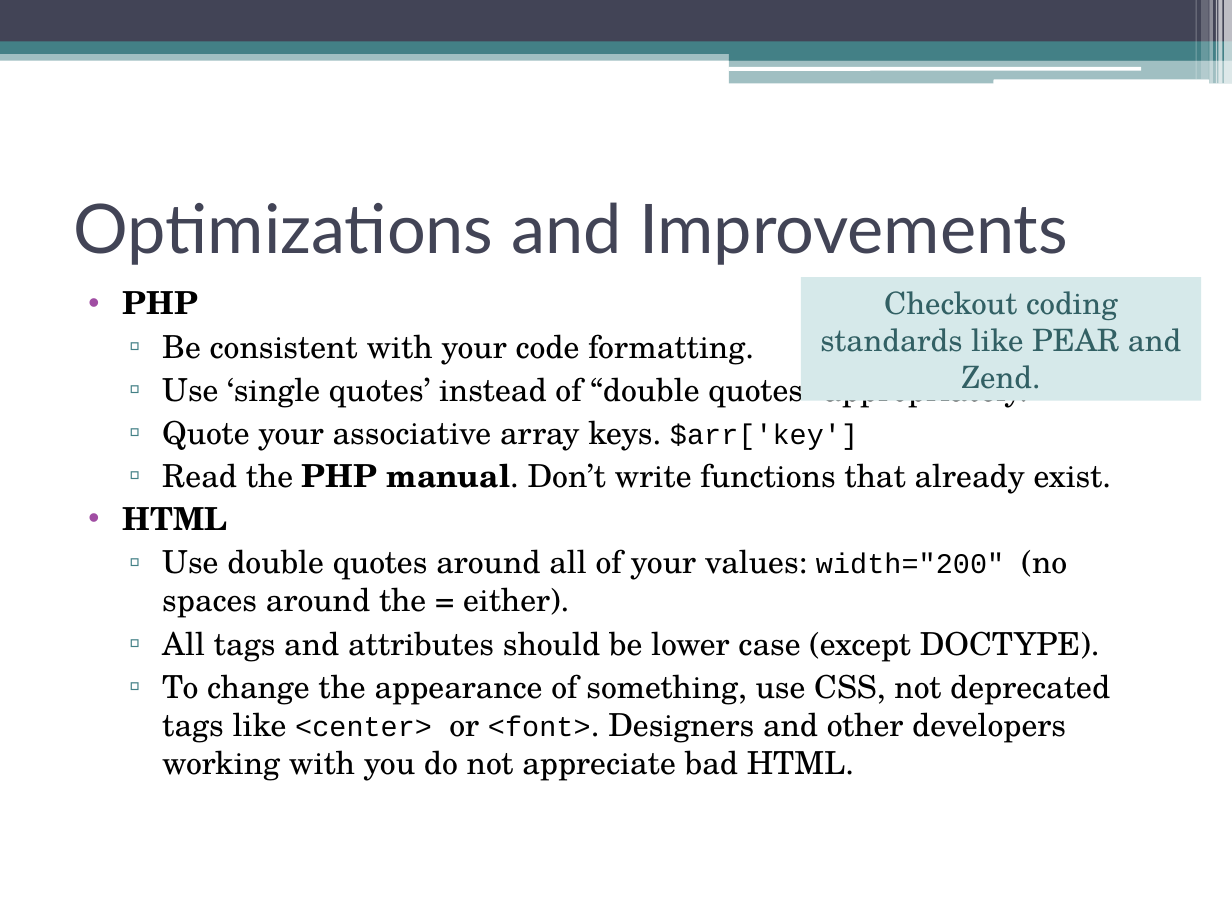
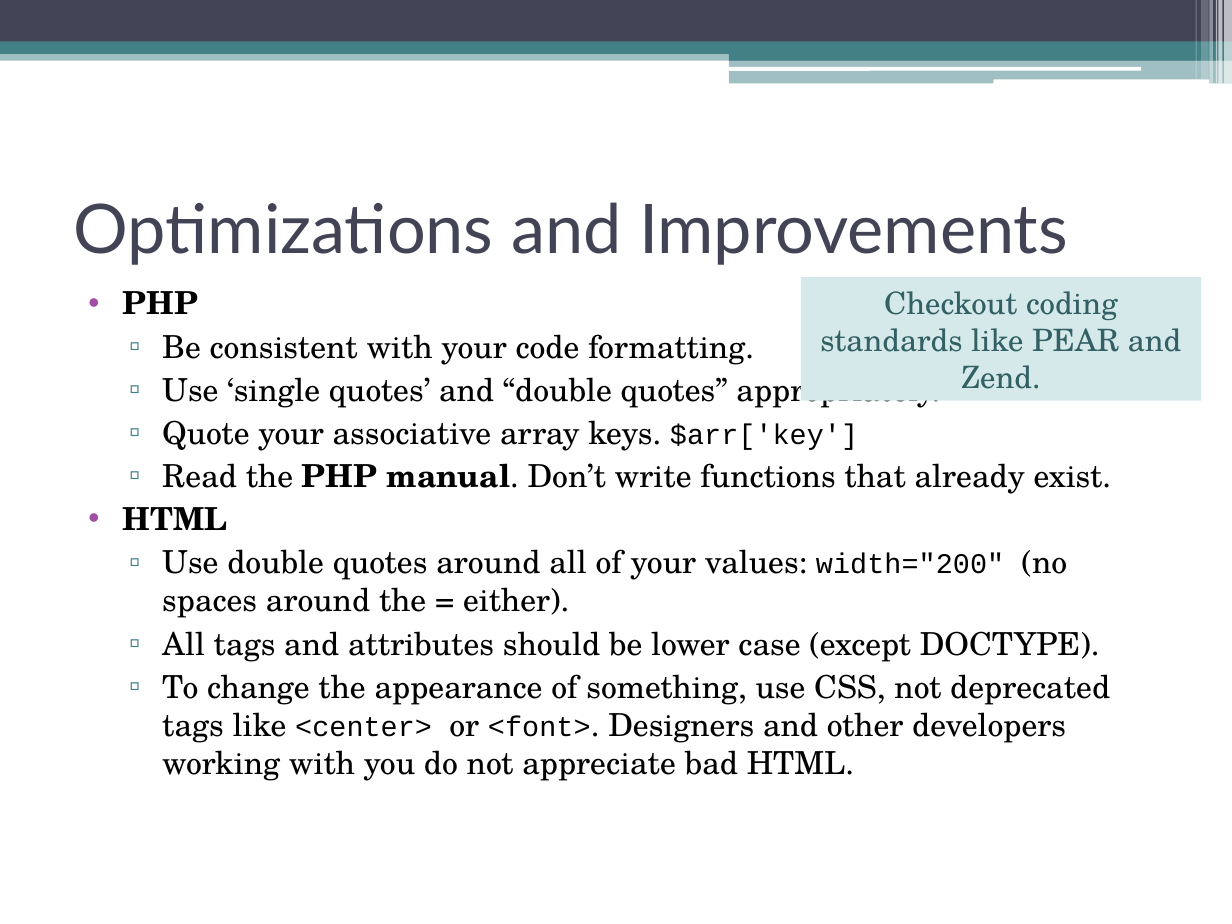
Before and after one commit to jeremeamia/Presentation-for-CSE-294, a slide deck: slide 16 of PHP_Apr12.ppt. Drawn at 1232x924 pixels with LibreOffice and Linux fonts; fonts in the diff are those of the drawing. Boxes give left, top, right and bottom in pixels: in the first picture for what was removed or moved away, otherwise in the second. Text is boxed around its words. In the diff, an @@ line names an element or a change of style, - is before the commit and + after.

Commit message:
finished powerpoint presentation

```diff
--- a/PHP_Apr12.ppt
+++ b/PHP_Apr12.ppt
@@ text at (x1=162, y1=369, x2=940, y2=410): text changed @@
-  ▫ Use ‘single quotes’ instead of “double quotes” appropriately.
+  ▫ Use ‘single quotes’ and “double quotes” appropriately.
```
Also in this commit, not shown: 5 other slides changed, 1 slide added, 1 slide removed.
